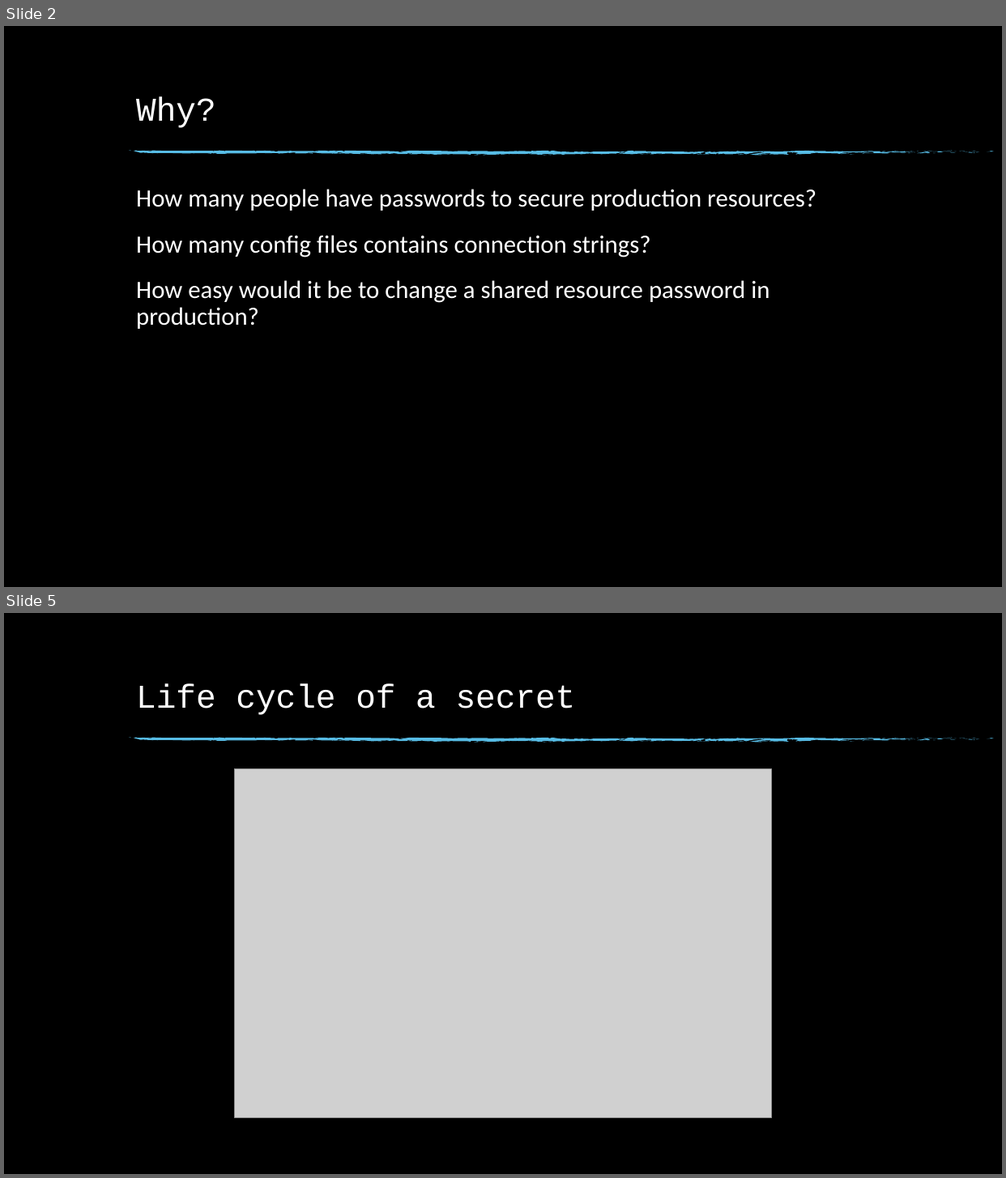
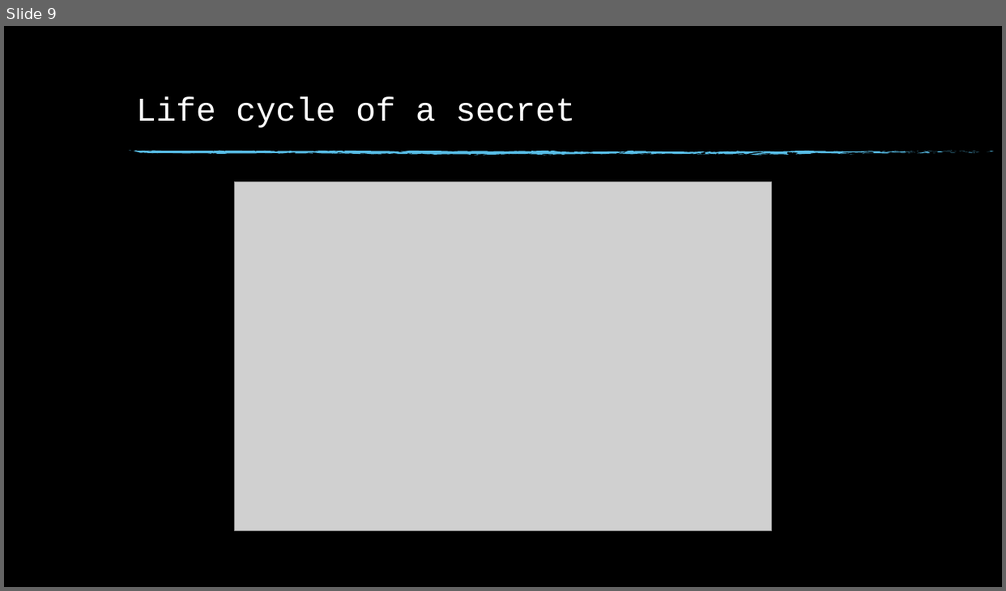
Before and after one commit to RihanMeij/KeyVaultDemo, a slide deck: Key Vault.pptx. Shown one above the other, each under a label of ours: slides 2 and 5 before the commit, slide 9 after it; the slides between them are not shown. The pictures are 1006x1178 and 1006x591 pixels, drawn with LibreOffice and Linux fonts; fonts in the diff are those of the drawing; grey boxes stand for pictures; background and template pictures are left out. Boxes give left, top, right and bottom in pixels: in the first picture for what was removed or moved away, otherwise in the second. Text is boxed around its words. In the diff, an @@ line names an element or a change of style, - is before the commit and + after.

```diff
--- a/Key Vault.pptx
+++ b/Key Vault.pptx
@@ slide 2 removed at box(4, 26, 1002, 587), background picture (left out); not listed: 74 template elements that a slide beside it also shows @@
@@ title removed at box(136, 96, 216, 128) @@
-Why?
@@ text removed at box(136, 189, 816, 329) @@
-How many people have passwords to secure production resources?
-How many config files contains connection strings?
-How easy would it be to change a shared resource password in production?
@@ what was slide 5 is now slide 9 @@
```
Also in this commit, not shown: 3 slides changed, 8 slides added, 1 other slide removed, 4 other files.
